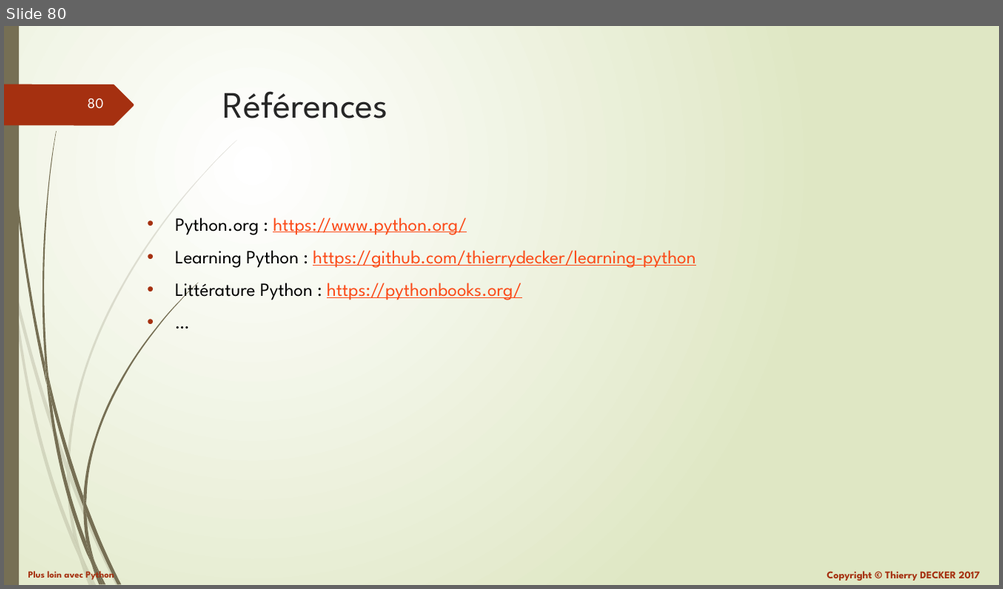
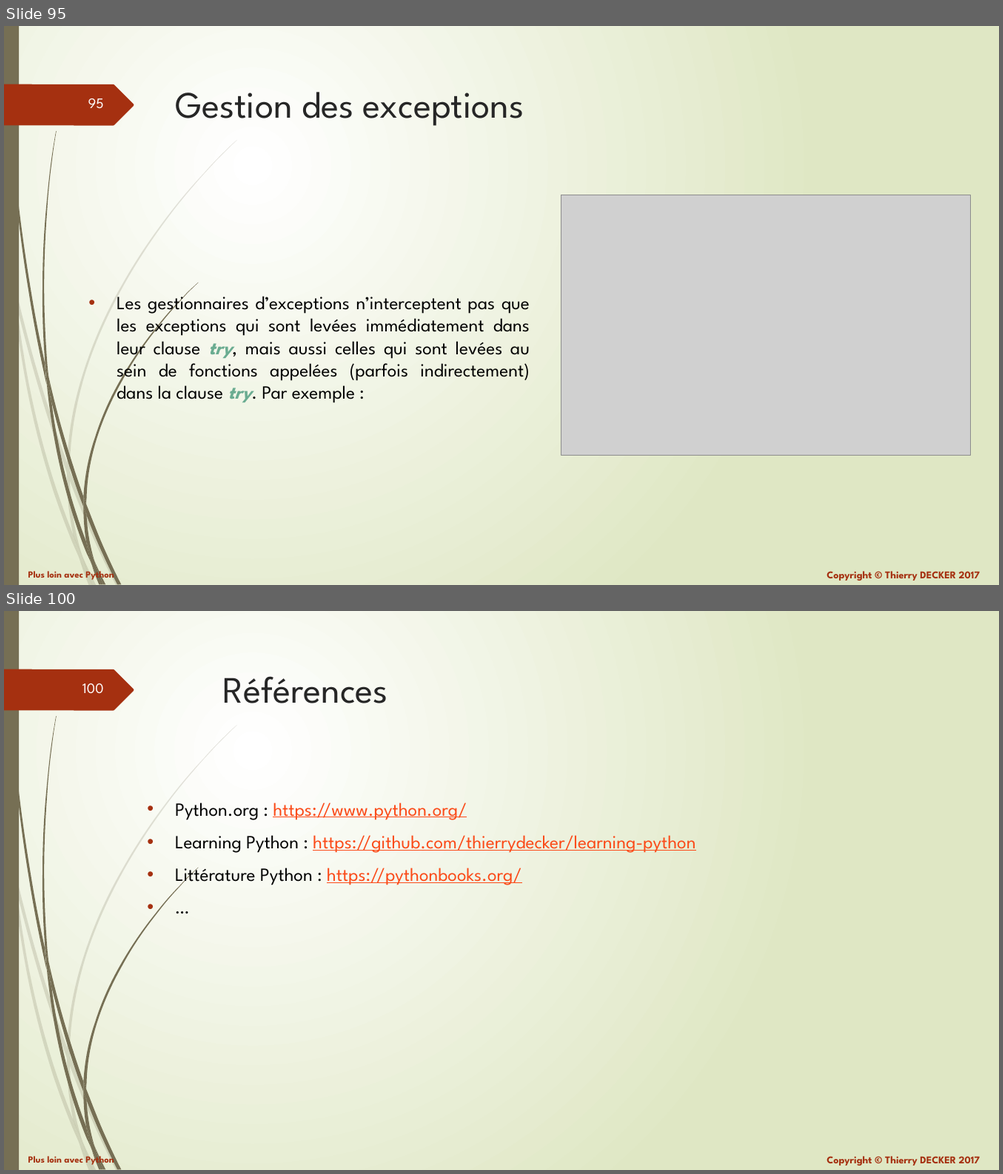
Before and after one commit to VikmanTheRacoon/learning-python, a slide deck: documentations/python-102.pptx. Shown one above the other, each under a label of ours: slide 80 before the commit, slides 95 and 100 after it; the slides between them are not shown. The pictures are 1003x589 and 1003x1174 pixels, drawn with LibreOffice and Linux fonts; fonts in the diff are those of the drawing; grey boxes stand for pictures. Boxes give left, top, right and bottom in pixels: in the first picture for what was removed or moved away, otherwise in the second. Text is boxed around its words. In the diff, an @@ line names an element or a change of style, - is before the commit and + after.

```diff
--- a/documentations/python-102.pptx
+++ b/documentations/python-102.pptx
@@ slide 95 added at (x1=4, y1=26, x2=999, y2=585), background gradient #FFFFFF to #DFE8C4; not listed: 27 template elements that a slide beside it also shows @@
@@ title added at (x1=175, y1=92, x2=524, y2=126), 36 pt, text #262626 @@
+Gestion des exceptions
@@ picture added at (x1=561, y1=195, x2=971, y2=456) @@
@@ text added at (x1=116, y1=291, x2=529, y2=403), 18 pt, text #000000 @@
+• Les gestionnaires d’exceptions n’interceptent pas que les exceptions qui sont levées immédiatement dans leur clause try, mais aussi celles qui sont levées au sein de fonctions appelées (parfois indirectement) dans la clause try. Par exemple :
@@ what was slide 80 is now slide 100 @@
@@ page number at (x1=82, y1=684, x2=104, y2=693): text changed @@
-80
+100
```
Also in this commit, not shown: 19 other slides added, 1 other file.
